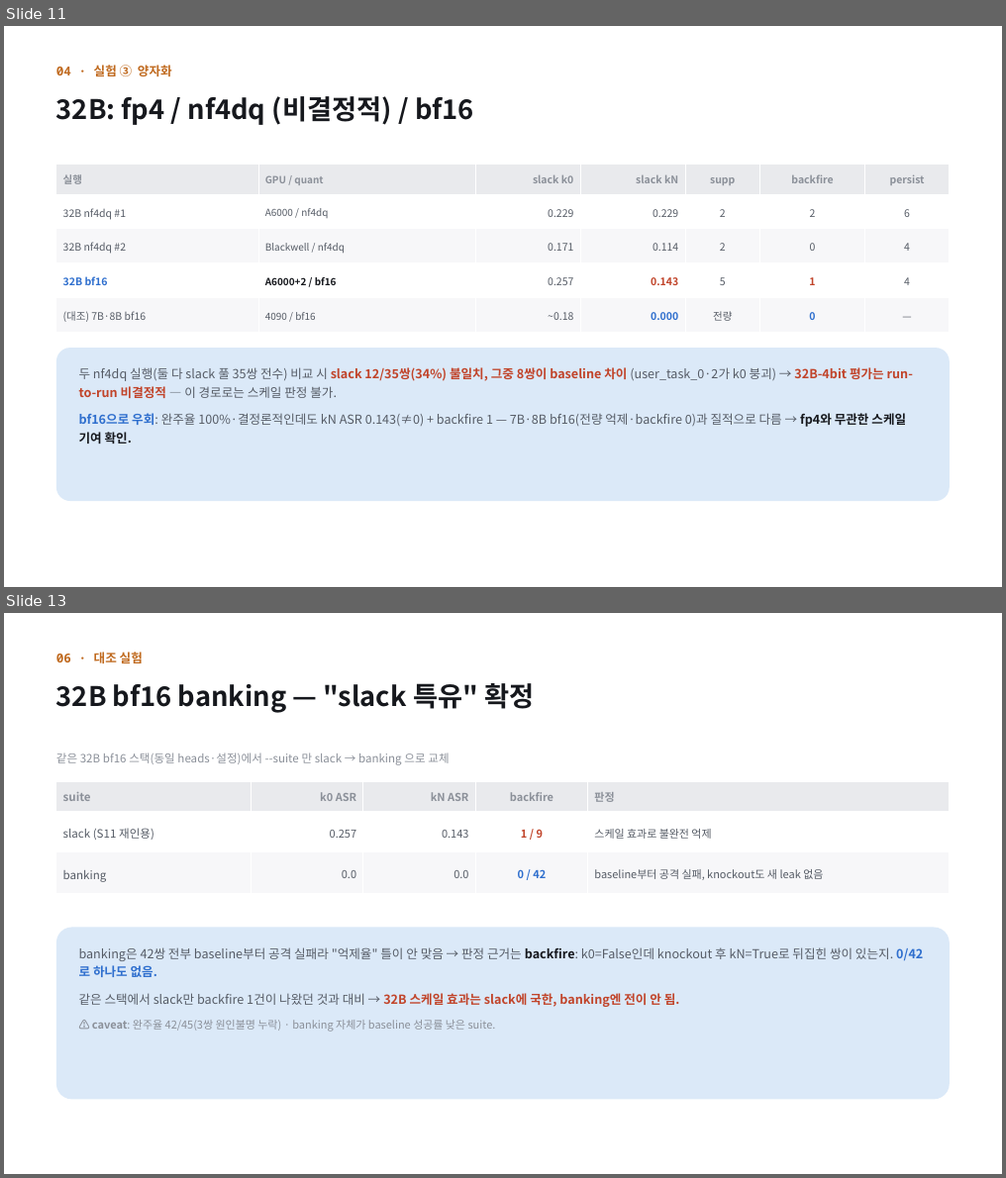
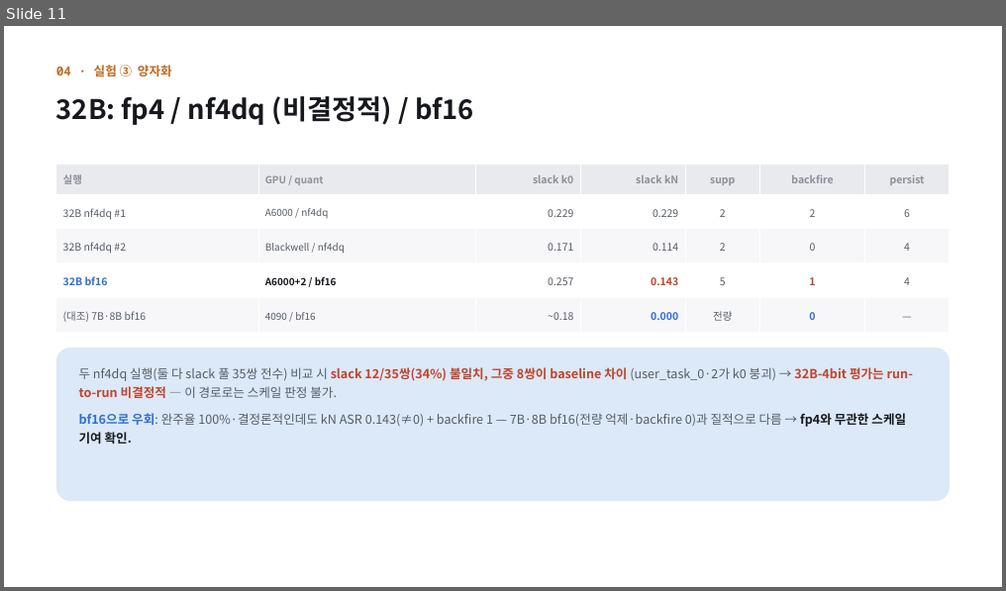
Before and after one commit to jongbin03/head_poc, a slide deck: docs/presentation/IPI_Head_Separation_PoC_4th [26-09-XX].pptx. Shown one above the other, each under a label of ours: slides 11 and 13 before the commit, slide 11 after it; the slides between them are not shown. The pictures are 1006x1178 and 1006x591 pixels, drawn with LibreOffice and Linux fonts; fonts in the diff are those of the drawing. Boxes give left, top, right and bottom in pixels: in the first picture for what was removed or moved away, otherwise in the second. Text is boxed around its words. In the diff, an @@ line names an element or a change of style, - is before the commit and + after.

```diff
--- a/docs/presentation/IPI_Head_Separation_PoC_4th [26-09-XX].pptx
+++ b/docs/presentation/IPI_Head_Separation_PoC_4th [26-09-XX].pptx
@@ slide 13 removed at box(4, 613, 1002, 1174), background #FFFFFF @@
@@ text removed at box(56, 652, 143, 663) @@
-06 · 대조 실험
@@ text removed at box(56, 683, 535, 713) @@
-32B bf16 banking — "slack 특유" 확정
@@ text removed at box(56, 753, 449, 765) @@
-같은 32B bf16 스택(동일 heads·설정)에서 --suite 만 slack → banking 으로 교체
@@ table removed at box(56, 781, 949, 894), 3 rows, 5 columns @@
-suite | k0 ASR | kN ASR | backfire | 판정
-slack (S11 재인용) | 0.257 | 0.143 | 1 / 9 | 스케일 효과로 불완전 억제
-banking | 0.0 | 0.0 | 0 / 42 | baseline부터 공격 실패, knockout도 새 leak 없음
@@ rounded rectangle removed at box(56, 928, 949, 1100) @@
@@ text removed at box(79, 948, 923, 1032) @@
-banking은 42쌍 전부 baseline부터 공격 실패라 "억제율" 틀이 안 맞음 → 판정 근거는 backfire: k0=False인데 knockout 후 kN=True로 뒤집힌 쌍이 있는지. 0/42로 하나도 없음.
-같은 스택에서 slack만 backfire 1건이 나왔던 것과 대비 → 32B 스케일 효과는 slack에 국한, banking엔 전이 안 됨.
-⚠️ caveat: 완주율 42/45(3쌍 원인불명 누락) · banking 자체가 baseline 성공률 낮은 suite.
```
Also in this commit, not shown: 1 slide changed, 2 other slides removed, 2 other files.
